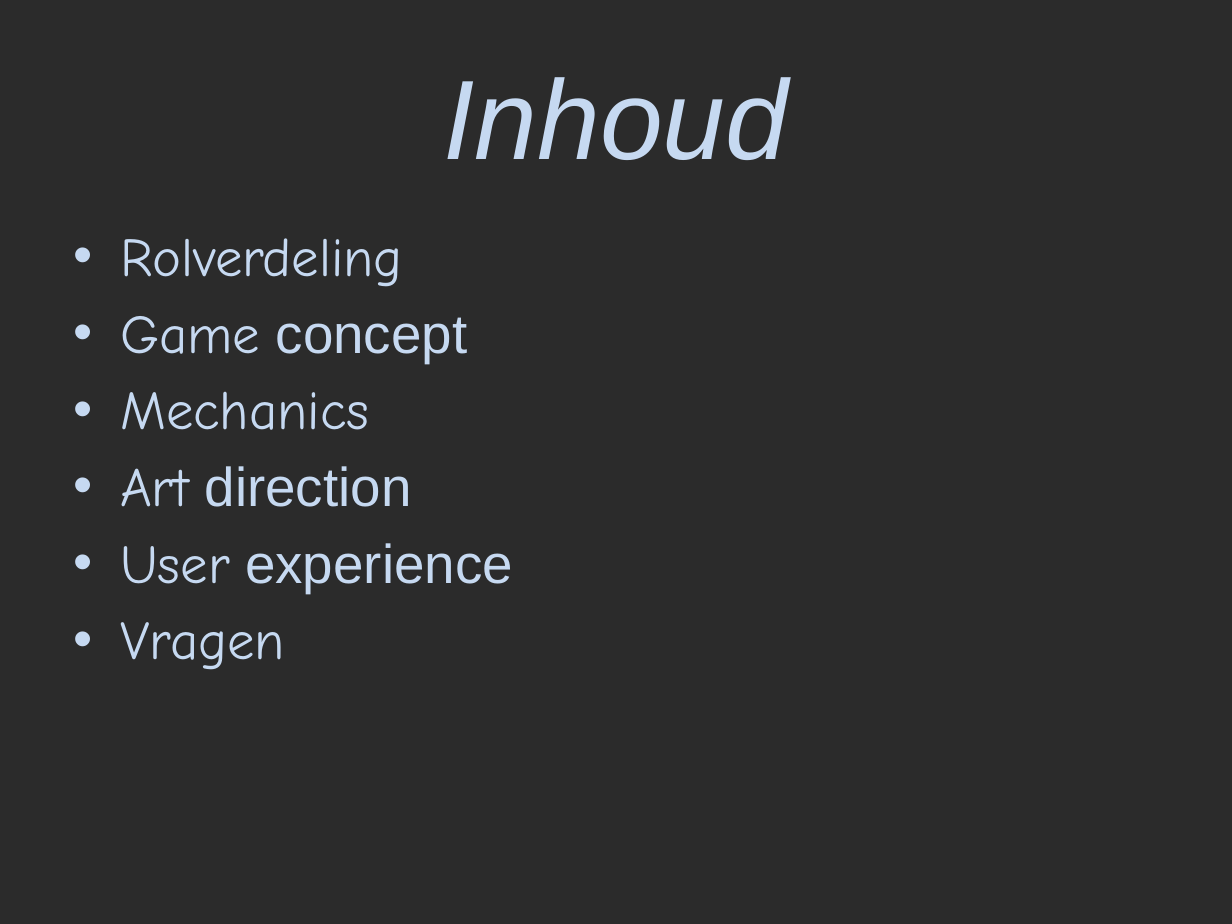
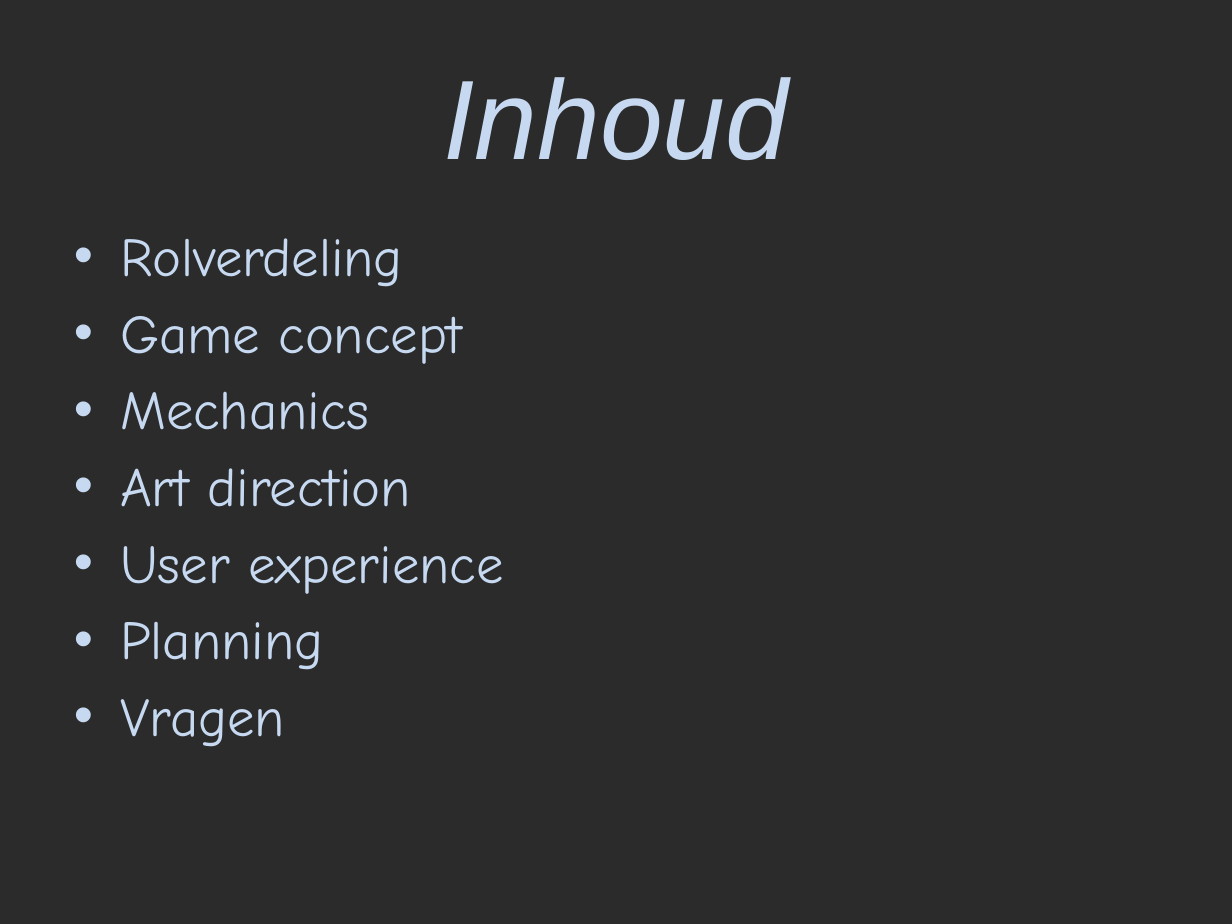
Before and after one commit to FrankBoshoff/P5-Chess-Defence, a slide deck: slide 2 of Concept Presentatie.pptx. Drawn at 1232x924 pixels with LibreOffice and Linux fonts; fonts in the diff are those of the drawing; background and template pictures are left out; a plain dark background stands for a picture behind light text. Boxes give left, top, right and bottom in pixels: in the first picture for what was removed or moved away, otherwise in the second. Text is boxed around its words. In the diff, an @@ line names an element or a change of style, - is before the commit and + after.

Commit message:
Final Powerpoint Concept
Final version of the powerpoint for the concept presentation.

```diff
--- a/Concept Presentatie.pptx
+++ b/Concept Presentatie.pptx
@@ text at (120, 316, 504, 594): font Arial to Comic Neue in "concept", "direction", "experience" @@
@@ text at (120, 622, 323, 670): paragraph added @@
+• Planning
```
Also in this commit, not shown: 1 other slide changed, 1 slide added.
